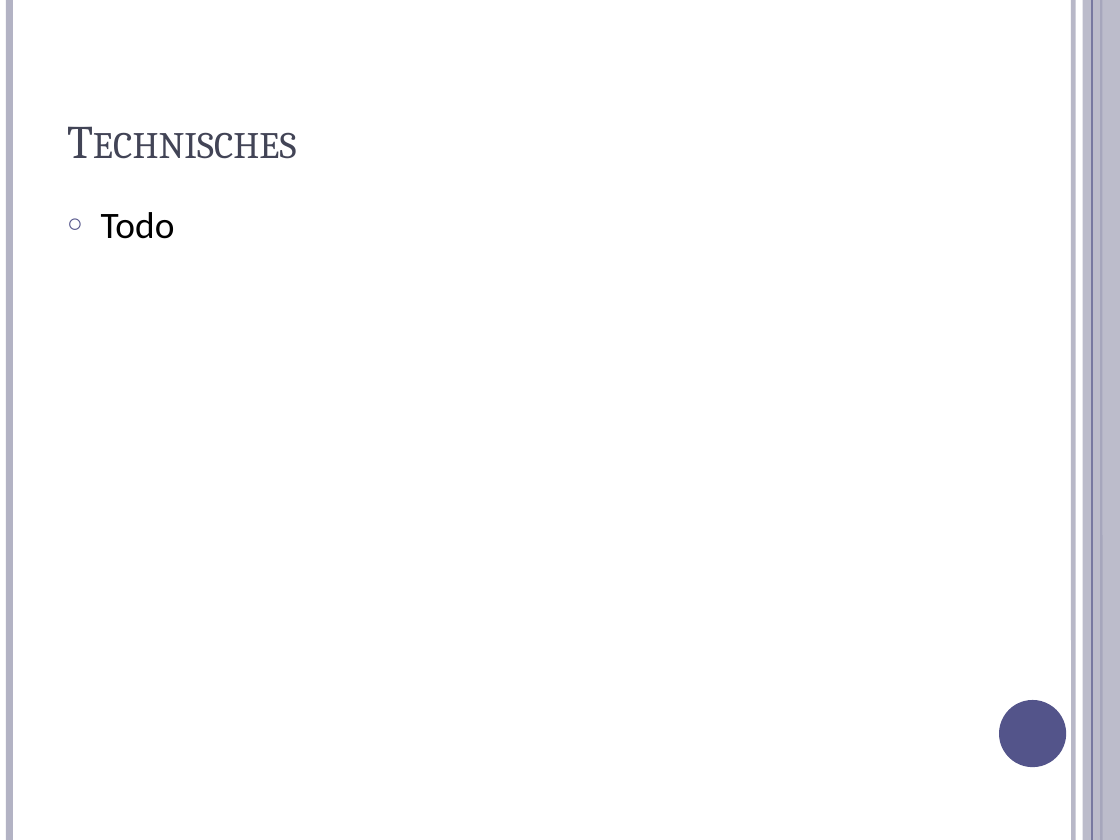
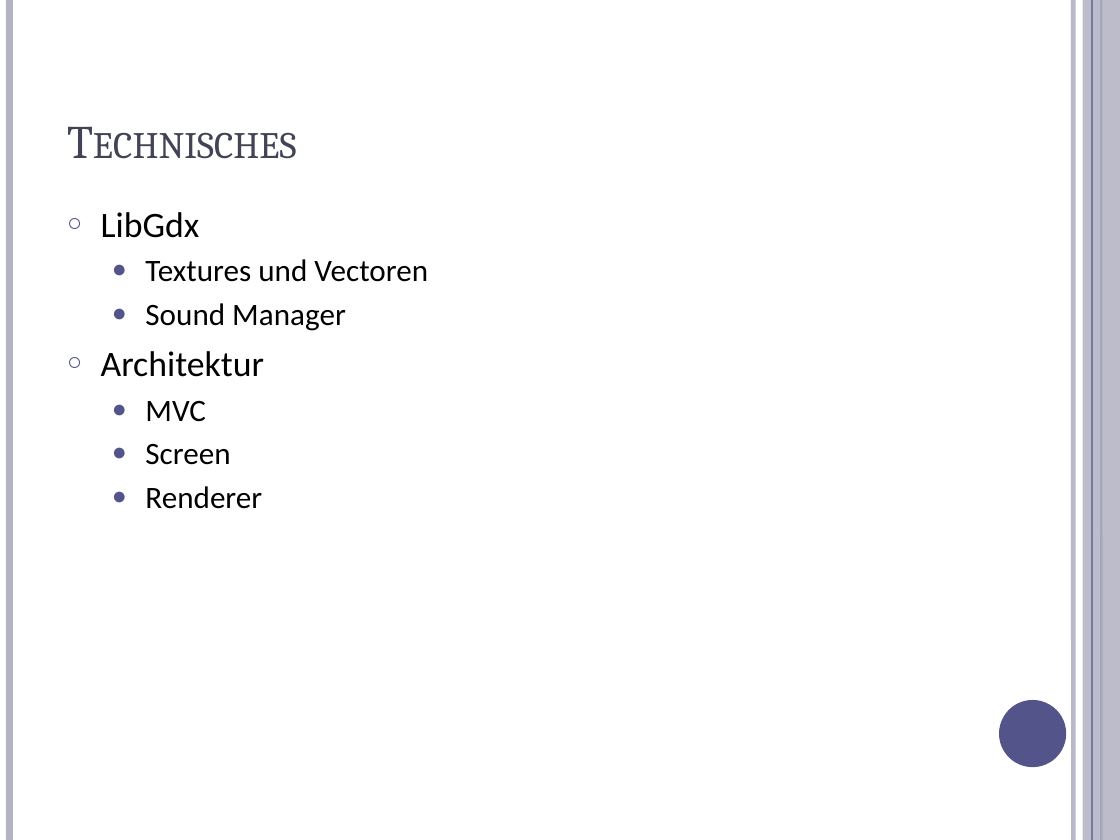
Before and after one commit to stoeffel/SEPS-GRP1, a slide deck: slide 8 of documentation/presentation/Analyse/Analyse.pptx (slide 7 before the commit). Drawn at 1120x840 pixels with LibreOffice and Linux fonts; fonts in the diff are those of the drawing. Boxes give left, top, right and bottom in pixels: in the first picture for what was removed or moved away, otherwise in the second. Text is boxed around its words. In the diff, an @@ line names an element or a change of style, - is before the commit and + after.

```diff
--- a/documentation/presentation/Analyse/Analyse.pptx
+++ b/documentation/presentation/Analyse/Analyse.pptx
@@ text at [101, 212, 428, 509]: text changed; size 24 to 20 pt @@
-○ Todo
+○ LibGdx
+  ● Textures und Vectoren
+  ● Sound Manager
+○ Architektur
+  ● MVC
+  ● Screen
+  ● Renderer
```
Also in this commit, not shown: 4 other slides changed, 2 slides added, 2 other files.
